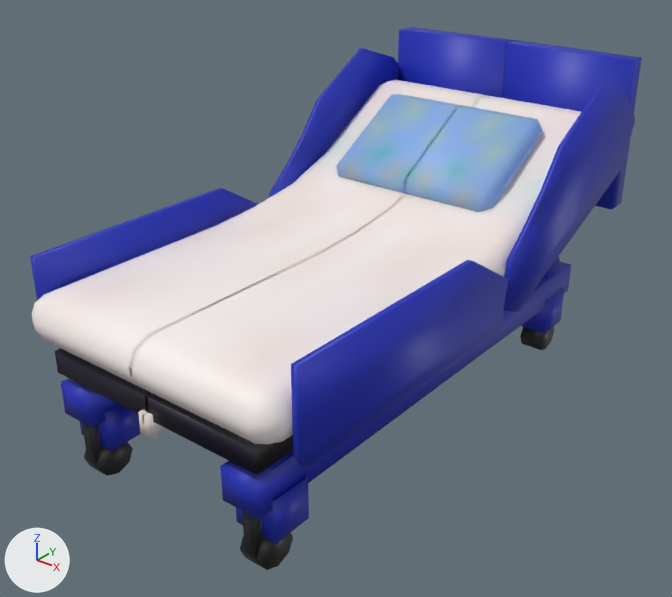
Before and after pictures for a commit that changed the FBX model TI3 - RockeFeller/Assets/3DAssets/MacaHospitalar.fbx.
Before and after are seen from a 50 mm lens placed at (2.04, -2.31, 2.08), pointed at (-0.03, 0.28, 0.48). The lights are fixed; the arrows at lower left show +X, +Y and +Z. The first picture is the older version. Where no turn or scale is listed for an object, it has been applied to the vertices.

In view in the first picture: 'MacaHospitalar'.
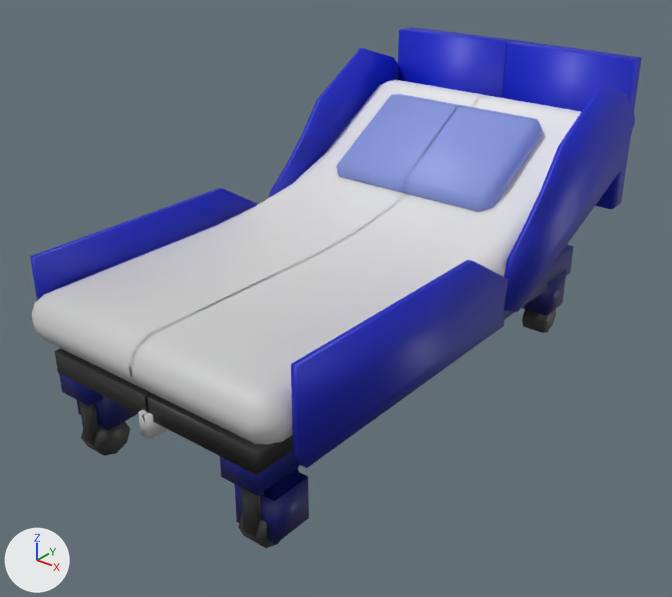
The newer file is also rescaled (x0.897), turned or shifted as a whole; pictures and numbers use the older file's frame.

What changed in the scene script:
```text
Add img_toonshadingtextura_png:
    img_toonshadingtextura_png = load_image('ToonShadingTextura.png', '_unpacked/ToonShadingTextura.png', 1024, 1024, 'sRGB')
Add mat_toonshading:
    mat_toonshading = principled_material('ToonShading')
    mat_toonshading.texture = img_toonshadingtextura_png  # with its transparency
Change me_cube_001:
    used by ob_macahospitalar; location = (0.0, 0.0, 0.0)
    remove me_cube_001.from_pydata(...)  # 810 vertices, 674 faces; spans x -0.6..0.6, y -0.77..1.58, z 0.0..1.3
    remove me_cube_001.materials.append(mat_material)  # picture img_qfmllt_png
    add me_cube_001.from_pydata(...)  # 810 vertices, 674 faces; spans x -0.6..0.6, y -0.77..1.58, z 0.09..1.3
    me_cube_001 part 1: the loose piece of 8 vertices spanning x -0.47..-0.32, y -0.72..1.34, z 0.27..0.4 is moved by (0.0, 0.0, 0.09)
    me_cube_001 part 2: the loose piece of 16 vertices spanning x -0.48..-0.31, y -0.65..-0.5, z 0.14..0.46 is moved by (0.0, 0.0, 0.09)
    me_cube_001 part 3: the loose piece of 8 vertices spanning x -0.42..-0.37, y -0.68..-0.64, z 0.07..0.27 is moved by (0.0, 0.0, 0.09)
    me_cube_001 part 4: the loose piece of 18 vertices spanning x -0.44..-0.35, y -0.68..-0.53, z 0.0..0.14 is moved by (0.0, 0.0, 0.09)
    me_cube_001 part 5: the loose piece of 8 vertices spanning x 0.32..0.47, y -0.72..1.34, z 0.27..0.4 is moved by (0.0, 0.0, 0.09)
    me_cube_001 part 6: the loose piece of 8 vertices spanning x 0.37..0.42, y -0.68..-0.64, z 0.07..0.27 is moved by (0.0, 0.0, 0.09)
    me_cube_001 part 7: the loose piece of 18 vertices spanning x 0.35..0.44, y -0.68..-0.53, z 0.0..0.14 is moved by (0.0, 0.0, 0.09)
    me_cube_001 part 8: the loose piece of 18 vertices spanning x 0.35..0.44, y 1.15..1.31, z 0.0..0.14 is moved by (0.0, 0.0, 0.09)
    me_cube_001 part 9: the loose piece of 16 vertices spanning x 0.31..0.48, y 1.12..1.28, z 0.14..0.46 is moved by (0.0, 0.0, 0.09)
    me_cube_001 part 10: texture (UV) coordinates of 674 of 674 faces, centred in x -0.6..0.6, y -0.77..1.58, z 0.01..1.3, changed; they spanned u 0.17..0.77, v 0.03..0.55 and now span u 0.0..0.11, v 0.01..0.09
    other edits to the shape of me_cube_001 do not show in these pictures
    add me_cube_001.materials.append(mat_toonshading)  # picture img_toonshadingtextura_png
```

Changed parts and their boxes (x1, y1, x2, y2) in the pictures (672 x 597 px; the box of a moved part takes in the faces that stretch with it):
'MacaHospitalar', recoloured, reshaped, surface changed: before (30, 27, 642, 570); after (30, 27, 642, 548)
part 1 of me_cube_001, moved or reshaped: before (61, 378, 120, 428); after (59, 373, 103, 406)
part 2 of me_cube_001, moved or reshaped: before (80, 405, 140, 451); after (77, 396, 137, 430)
part 3 of me_cube_001, moved or reshaped: before (82, 423, 104, 465); after (79, 401, 101, 445)
part 4 of me_cube_001, moved or reshaped: before (84, 442, 133, 476); after (81, 421, 130, 456)
part 5 of me_cube_001, moved or reshaped: before (220, 261, 571, 520); after (220, 245, 574, 496)
part 6 of me_cube_001, moved or reshaped: before (242, 511, 265, 559); after (241, 488, 264, 537)
part 7 of me_cube_001, moved or reshaped: before (240, 533, 293, 570); after (238, 514, 281, 548)
part 8 of me_cube_001, moved or reshaped: before (520, 326, 554, 350); after (522, 309, 556, 333)
part 9 of me_cube_001, moved or reshaped: before (521, 257, 564, 333); after (523, 270, 566, 316)
part 10 of me_cube_001, surface changed: before (32, 27, 642, 570); after (32, 27, 642, 548)
